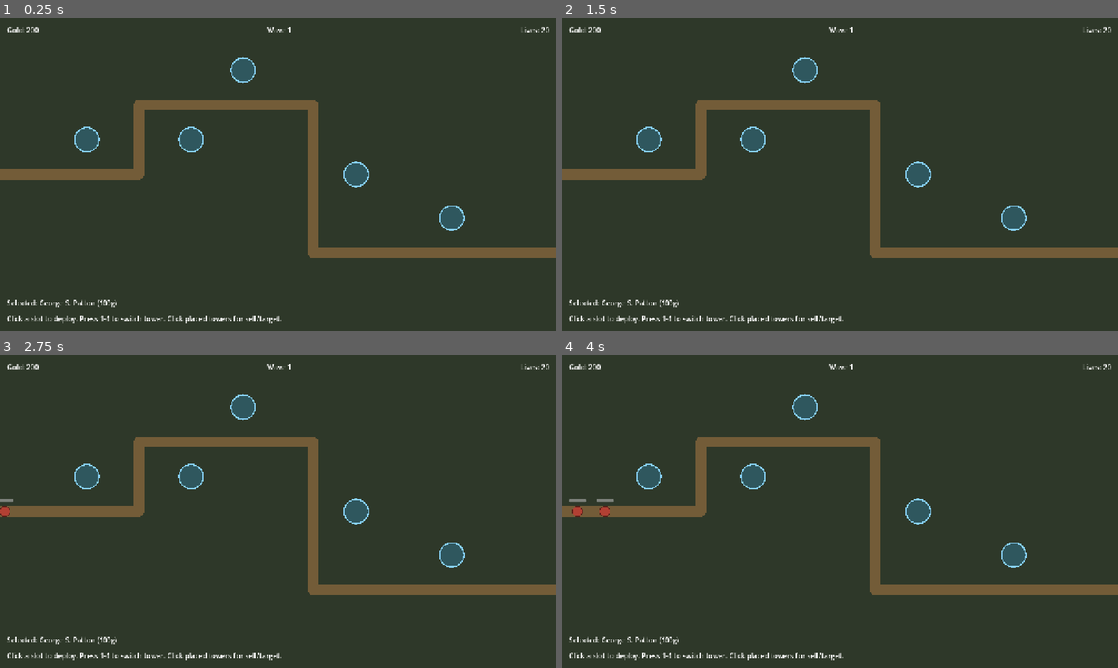
Above: before the commit, frames 1-4 (two rows, left to right).
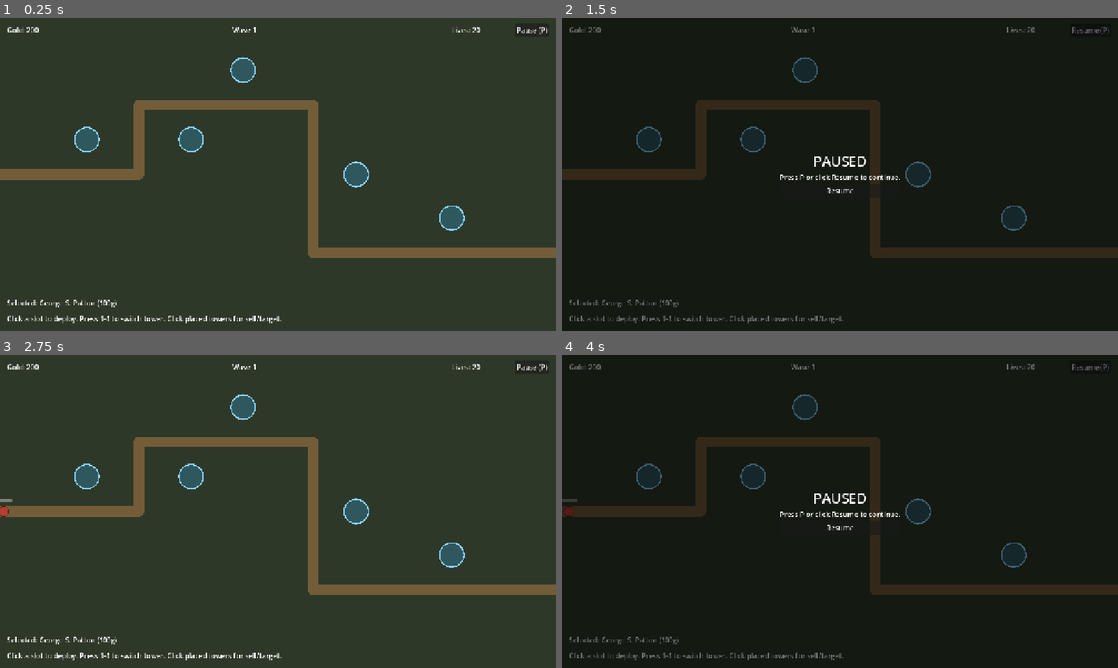
Above: after the commit, the same moments.

Repository: Josh-Buck/wwii-td
Game: Godot game, scene res://scenes/main/Main.tscn
Two runs of this game, one before a commit and one after it. Both use one fixed random seed, a clock stepped at 60 frames per second and the inputs below.
Inputs (mouse positions are in pixels of both pictures, inside the frame that each line leads up to):
- Up to frame 1 (0.25 s): no input
- Up to frame 2 (1.5 s): click (1095, 30) at 0.5 s, where only the run after the commit has a clickable "Pause (P)"; click (1090, 30) at 1.25 s, where only the run after the commit has a clickable "Resume (P)"
- Up to frame 3 (2.75 s): click (278, 527) at 2 s, where only the run after the commit has a clickable "Resume"
- Up to frame 4 (4 s): tap A at 2.75 s; move the mouse to (567, 511) at 2.77 s; tap P at 2.85 s; click (567, 511) at 2.92 s; click (1090, 367) at 3.5 s, where only the run after the commit has a clickable "Resume (P)"

The runs differ from the first frame. In frame 1, 0.2% of the frame differs, in the area x 41-99%, y 2-6%; in frame 2, 100%, in the area x 0-100%, y 0-100%; in frame 3, 0.2%; in frame 4, 100%.

Commit message:
M1: pause button and P hotkey with overlay

Diff:
--- a/autoload/EventBus.gd
+++ b/autoload/EventBus.gd
@@ -26,3 +26,10 @@
 
 # Codex
 signal codex_entry_unlocked(entry_id: StringName)
+
+# Meta
+signal pause_toggled(paused: bool)
+signal shop_opened(available_bonds: Array)
+signal shop_closed
+signal bond_purchased(bond: Resource)
+signal bond_matured(bond: Resource, payout: int)
--- a/scenes/ui/HUD.gd
+++ b/scenes/ui/HUD.gd
@@ -16,6 +16,9 @@
 @onready var info_target_btn: Button = $TowerInfoPanel/VBox/ButtonRow/TargetButton
 @onready var info_sell_btn: Button = $TowerInfoPanel/VBox/ButtonRow/SellButton
 @onready var info_close_btn: Button = $TowerInfoPanel/VBox/CloseButton
+@onready var pause_btn: Button = $TopBar/PauseButton
+@onready var pause_overlay: Control = $PauseOverlay
+@onready var resume_btn: Button = $PauseOverlay/Center/VBox/ResumeButton
 
 var _selected_tower: Node = null
 
@@ -35,6 +38,9 @@
 	info_target_btn.pressed.connect(_on_target_btn_pressed)
 	info_sell_btn.pressed.connect(_on_sell_btn_pressed)
 	info_close_btn.pressed.connect(_on_close_btn_pressed)
+	pause_btn.pressed.connect(toggle_pause)
+	resume_btn.pressed.connect(toggle_pause)
+	pause_overlay.visible = false
 	gold_label.text = "Gold: %d" % GameState.gold
 	lives_label.text = "Lives: %d" % GameState.lives
 	wave_label.text = "Wave 1"
@@ -113,6 +119,18 @@
 	_selected_tower = null
 	info_panel.visible = false
 
+func _unhandled_input(event: InputEvent) -> void:
+	if event is InputEventKey and event.pressed and not event.echo and event.keycode == KEY_P:
+		toggle_pause()
+		get_viewport().set_input_as_handled()
+
+func toggle_pause() -> void:
+	var p := not get_tree().paused
+	get_tree().paused = p
+	pause_overlay.visible = p
+	pause_btn.text = "Resume (P)" if p else "Pause (P)"
+	EventBus.pause_toggled.emit(p)
+
 func show_end_screen(victory: bool) -> void:
 	end_label.text = "VICTORY" if victory else "DEFEAT"
 	end_screen.visible = true
--- a/scenes/ui/HUD.tscn
+++ b/scenes/ui/HUD.tscn
@@ -3,6 +3,7 @@
 [ext_resource type="Script" path="res://scenes/ui/HUD.gd" id="1"]
 
 [node name="HUD" type="CanvasLayer"]
+process_mode = 3
 script = ExtResource("1")
 
 [node name="TopBar" type="HBoxContainer" parent="."]
@@ -32,6 +33,13 @@
 [node name="LivesLabel" type="Label" parent="TopBar"]
 mouse_filter = 2
 text = "Lives: 20"
+
+[node name="Spacer3" type="Control" parent="TopBar"]
+mouse_filter = 2
+custom_minimum_size = Vector2(16, 0)
+
+[node name="PauseButton" type="Button" parent="TopBar"]
+text = "Pause (P)"
 
 [node name="HintLabel" type="Label" parent="."]
 offset_left = 16.0
@@ -100,6 +108,36 @@
 [node name="CloseButton" type="Button" parent="TowerInfoPanel/VBox"]
 text = "Close"
 
+[node name="PauseOverlay" type="Control" parent="."]
+visible = false
+offset_right = 1280.0
+offset_bottom = 720.0
+mouse_filter = 0
+
+[node name="Bg" type="ColorRect" parent="PauseOverlay"]
+mouse_filter = 0
+offset_right = 1280.0
+offset_bottom = 720.0
+color = Color(0, 0, 0, 0.55)
+
+[node name="Center" type="CenterContainer" parent="PauseOverlay"]
+offset_right = 1280.0
+offset_bottom = 720.0
+
+[node name="VBox" type="VBoxContainer" parent="PauseOverlay/Center"]
+
+[node name="Title" type="Label" parent="PauseOverlay/Center/VBox"]
+text = "PAUSED"
+horizontal_alignment = 1
+theme_override_font_sizes/font_size = 32
+
+[node name="Hint" type="Label" parent="PauseOverlay/Center/VBox"]
+text = "Press P or click Resume to continue."
+horizontal_alignment = 1
+
+[node name="ResumeButton" type="Button" parent="PauseOverlay/Center/VBox"]
+text = "Resume"
+
 [node name="EndScreen" type="Control" parent="."]
 visible = false
 offset_right = 1280.0
